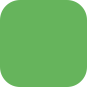
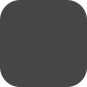
The second 87 x 87 image is a revision of the first. Changes to its layers:
pixels changed over (x1=0, y1=0, x2=87, y2=87) (layer not identified)
